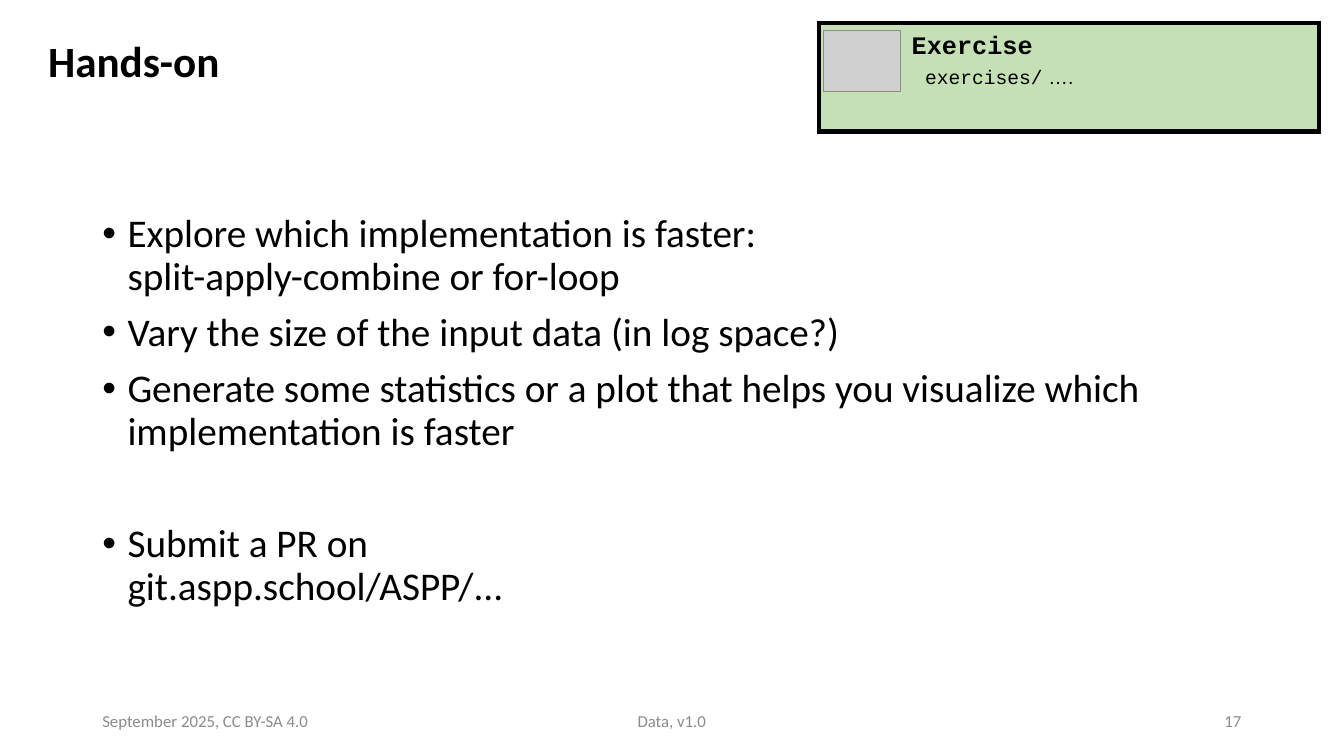
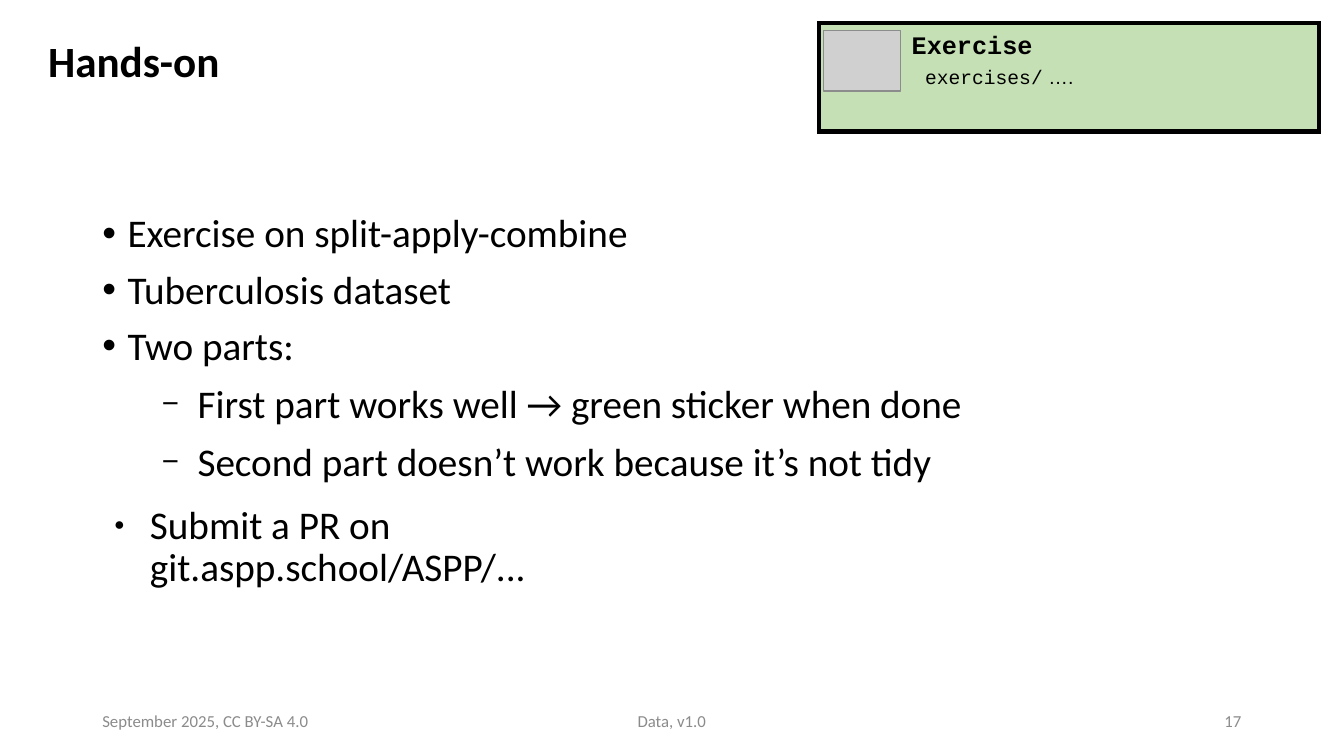
Before and after one commit to ASPP/data_class, a slide deck: slide 17 of tabular_data.pptx. Drawn at 1344x756 pixels with LibreOffice and Linux fonts; fonts in the diff are those of the drawing; grey boxes stand for pictures. Boxes give left, top, right and bottom in pixels: in the first picture for what was removed or moved away, otherwise in the second. Text is boxed around its words. In the diff, an @@ line names an element or a change of style, - is before the commit and + after.

Commit message:
update on tabular data slides during todays meeting

```diff
--- a/tabular_data.pptx
+++ b/tabular_data.pptx
@@ text at <box>128,219,961,483</box>: text changed @@
-• Explore which implementation is faster:
-  split-apply-combine or for-loop
-• Vary the size of the input data (in log space?)
-• Generate some statistics or a plot that helps you visualize which implementation is faster
+• Exercise on split-apply-combine
+• Tuberculosis dataset
+• Two parts:
+  − First part works well → green sticker when done
+  − Second part doesn’t work because it’s not tidy
@@ text at <box>150,511,526,588</box>: bullet • to ●; more space between paragraphs @@
```
Also in this commit, not shown: 9 other slides changed, 1 slide added, 1 slide removed.
